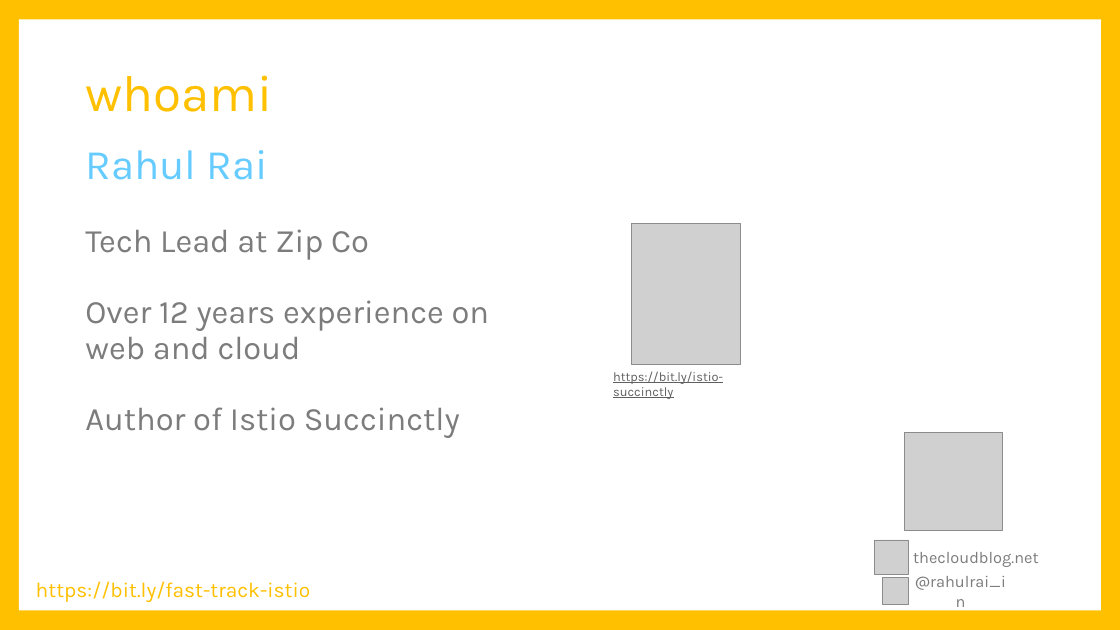
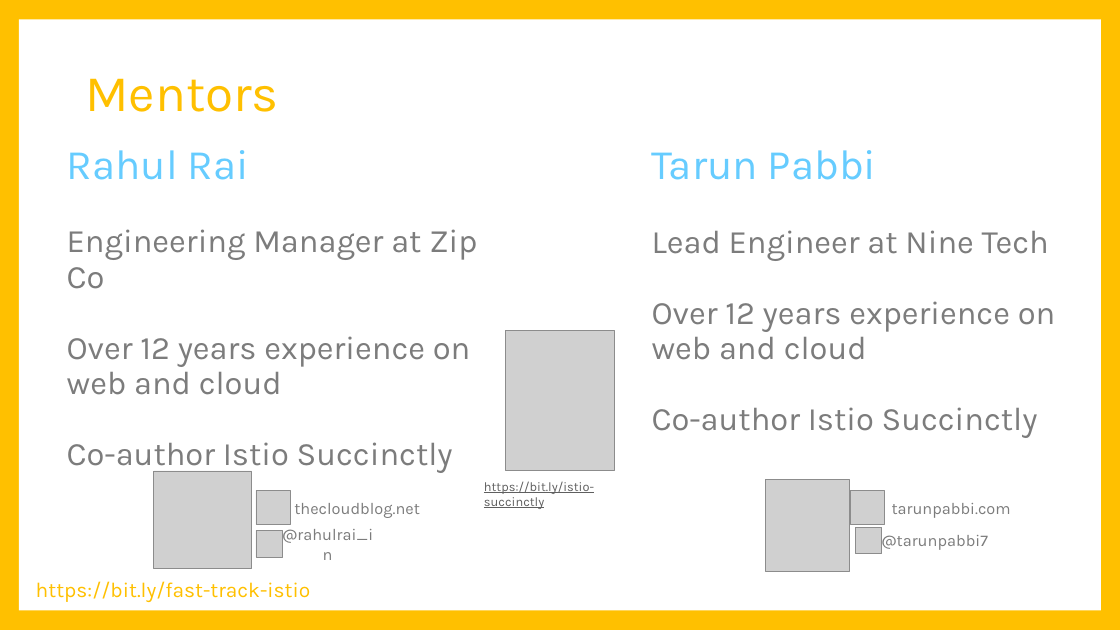
Before and after one commit to rahulrai-in/fast-track-istio, a slide deck: slide 3 of Fast Track Istio.pptx. Drawn at 1120x630 pixels with LibreOffice and Linux fonts; fonts in the diff are those of the drawing; grey boxes stand for pictures; background and template pictures are left out. Boxes give left, top, right and bottom in pixels: in the first picture for what was removed or moved away, otherwise in the second. Text is boxed around its words. In the diff, an @@ line names an element or a change of style, - is before the commit and + after.

Commit message:
updated presentation

```diff
--- a/Fast Track Istio.pptx
+++ b/Fast Track Istio.pptx
@@ title at [85, 78, 279, 112]: text changed @@
-whoami
+Mentors
@@ text "Rahul Rai": place and size @@
-text "Rahul Rai" at [85, 150, 490, 438]
+text "Rahul Rai" at [67, 150, 477, 474]
@@ text added at [652, 150, 1056, 438], 28 pt, text #7C7C7C @@
+Tarun Pabbi
+Lead Engineer at Nine Tech
+Over 12 years experience on web and cloud
+Co-author Istio Succinctly
@@ text at [67, 229, 477, 289]: text changed @@
-Tech Lead at Zip Co
+Engineering Manager at Zip Co
@@ picture: place and size @@
-picture at [632, 223, 741, 364]
+picture at [506, 330, 615, 471]
@@ text at [67, 442, 453, 474]: text changed @@
-Author of Istio Succinctly
+Co-author Istio Succinctly
@@ picture: place and size @@
-picture at [905, 433, 1002, 530]
+picture at [154, 471, 251, 569]
@@ text "https://bit.ly/istio-succinctly": place and size @@
-text "https://bit.ly/istio-succinctly" at [613, 371, 723, 399]
+text "https://bit.ly/istio-succinctly" at [484, 481, 594, 509]
@@ picture: place and size @@
-picture at [875, 540, 909, 575]
+picture at [256, 491, 291, 525]
@@ text "thecloudblog.net": place and size @@
-text "thecloudblog.net" at [913, 552, 1039, 567]
+text "thecloudblog.net" at [294, 503, 420, 518]
@@ picture added at [766, 480, 849, 571] @@
@@ picture added at [850, 491, 885, 525] @@
@@ text added at [892, 503, 1011, 518], 14 pt, text #7C7C7C @@
+tarunpabbi.com
@@ picture: place and size @@
-picture at [882, 578, 909, 605]
+picture at [256, 530, 283, 557]
@@ text "@rahulrai_in": place and size @@
-text "@rahulrai_in" at [915, 576, 1006, 590]
+text "@rahulrai_in" at [282, 529, 373, 545]
@@ picture added at [855, 527, 882, 554] @@
@@ text added at [881, 532, 988, 551], 14 pt, text #7C7C7C @@
+@tarunpabbi7
```
Also in this commit, not shown: 5 other slides changed, 7 slides added.
